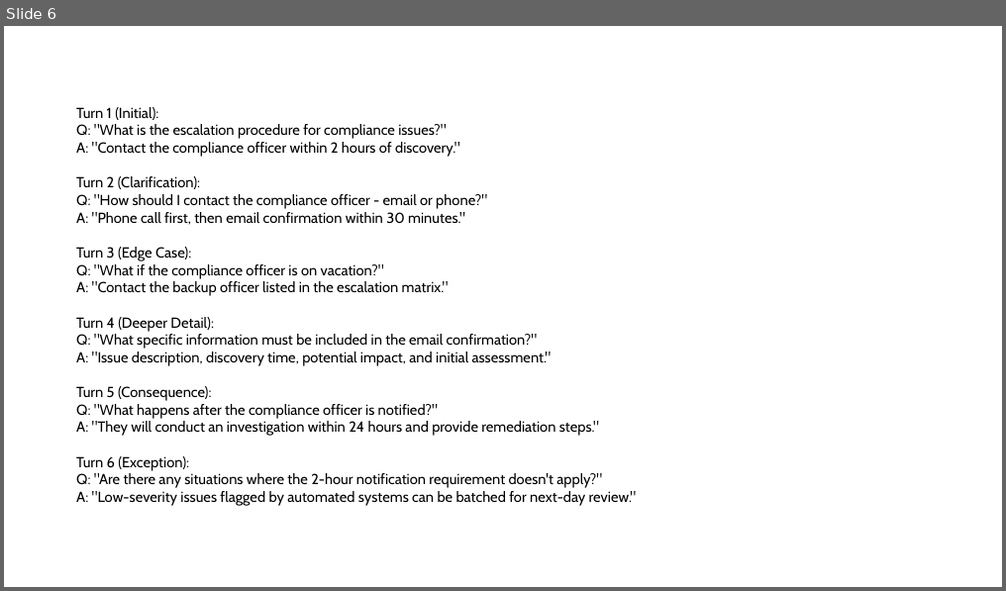
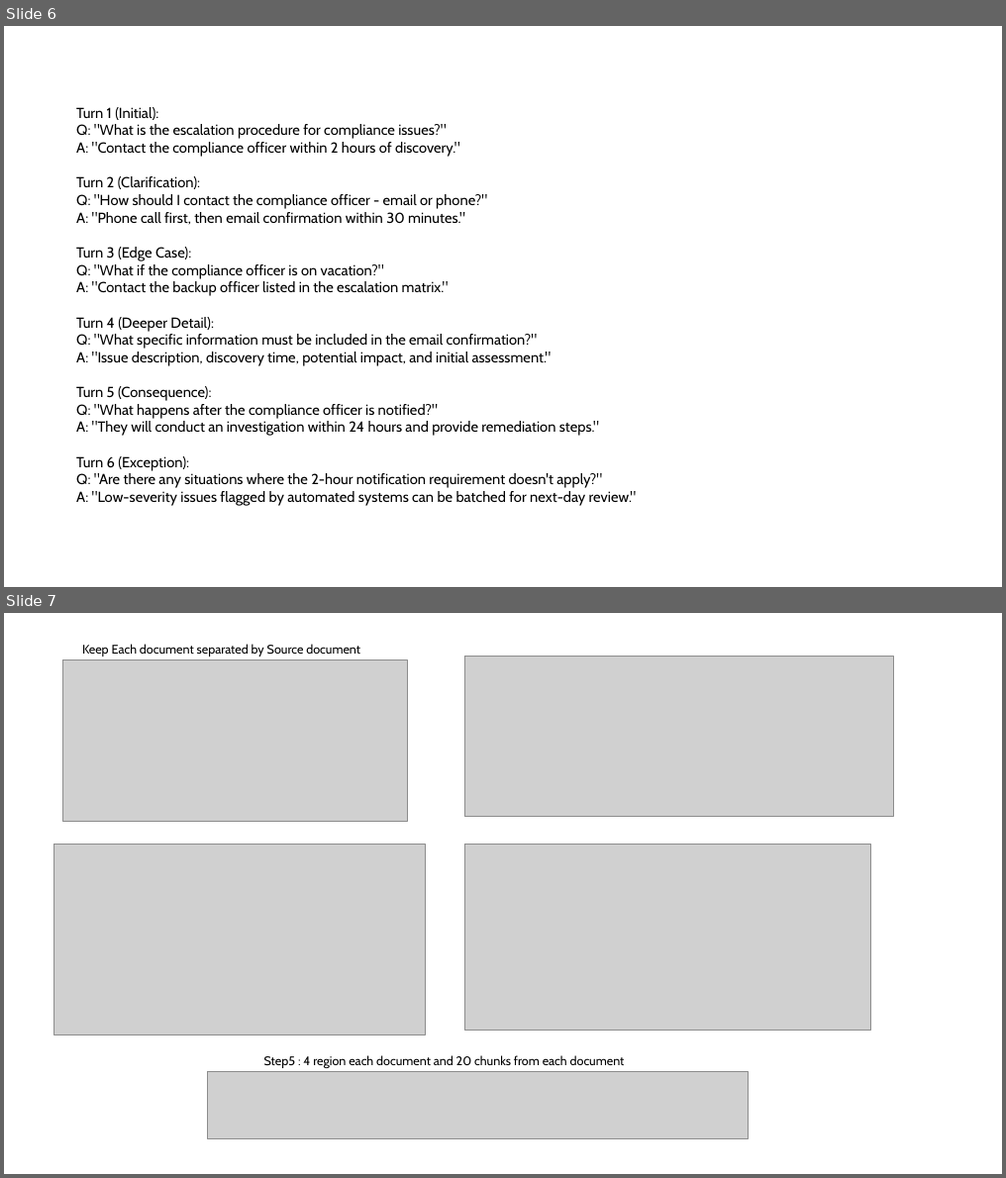
Before and after one commit to saurabhbh-ui/Ragas, a slide deck: 13.01.2026_presentation_question_generation.pptx. Shown one above the other, each under a label of ours: slide 6 before the commit, slides 6 and 7 after it. The pictures are 1006x591 and 1006x1178 pixels, drawn with LibreOffice and Linux fonts; fonts in the diff are those of the drawing; grey boxes stand for pictures. Boxes give left, top, right and bottom in pixels: in the first picture for what was removed or moved away, otherwise in the second. Text is boxed around its words. In the diff, an @@ line names an element or a change of style, - is before the commit and + after.

Commit message:
updated ppt

```diff
--- a/13.01.2026_presentation_question_generation.pptx
+++ b/13.01.2026_presentation_question_generation.pptx
@@ slide 7 added at (4, 613, 1002, 1174), background #FFFFFF @@
@@ picture added at (63, 661, 408, 822) @@
@@ text added at (82, 644, 360, 657), 12 pt, text #000000 @@
+Keep Each document separated by Source document
@@ picture added at (464, 656, 893, 817) @@
@@ picture added at (54, 845, 426, 1035) @@
@@ picture added at (464, 845, 871, 1031) @@
@@ text added at (264, 1056, 625, 1068), 12 pt, text #000000 @@
+Step5 : 4 region each document and 20 chunks from each document
@@ picture added at (208, 1072, 748, 1140) @@
```
Also in this commit, not shown: 1 other slide added.
